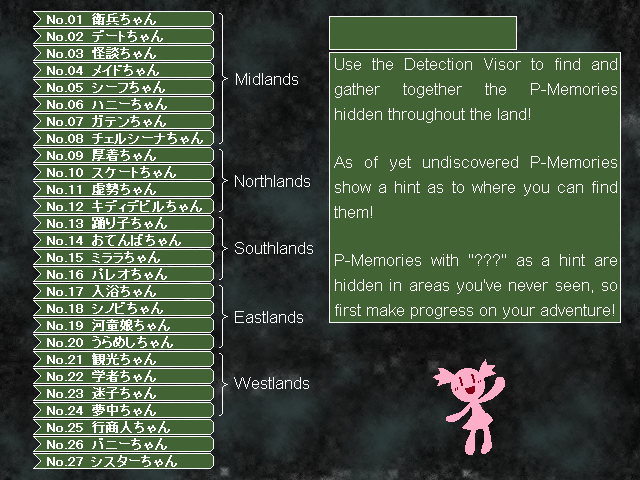
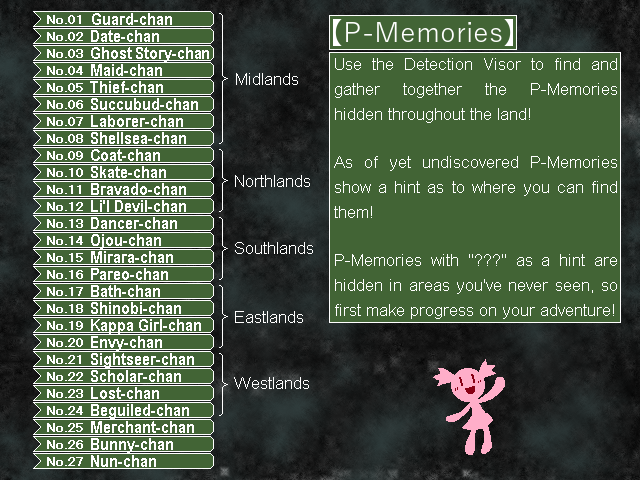
Layered file, before and after one edit (640px x 480px). Changes by layer:
showed "【P-Memories】" over bbox(329, 15, 517, 46)
added group "List" with 27 layers above "List BG" over bbox(90, 13, 209, 467)
added layer "Guard-chan" in group "List" over bbox(92, 13, 172, 25)
added layer "Ghost Story-cha..." in group "List" over bbox(91, 47, 209, 62)
added layer "Thief-chan" in group "List" over bbox(90, 81, 163, 93)
added layer "Succubud-chan" in group "List" over bbox(91, 98, 198, 110)
added layer "Laborer-chan" in group "List" over bbox(91, 115, 183, 127)
added layer "Shellsea-chan" in group "List" over bbox(91, 132, 186, 144)
added layer "Skate-chan" in group "List" over bbox(91, 166, 166, 178)
added layer "Bravado-chan" in group "List" over bbox(91, 183, 186, 195)
added layer "Li'l Devil-chan" in group "List" over bbox(91, 200, 186, 212)
added layer "Dancer-chan" in group "List" over bbox(91, 217, 177, 229)
added layer "Ojou-chan" in group "List" over bbox(91, 234, 161, 249)
added layer "Mirara-chan" in group "List" over bbox(91, 251, 173, 263)
added layer "Pareo-chan" in group "List" over bbox(91, 268, 168, 280)
added layer "Shinobi-chan" in group "List" over bbox(91, 302, 181, 314)
added layer "Kappa Girl-chan" in group "List" over bbox(91, 319, 201, 334)
added layer "Envy-chan" in group "List" over bbox(91, 336, 162, 351)
added layer "Sightseer-chan" in group "List" over bbox(91, 353, 194, 368)
added layer "Scholar-chan" in group "List" over bbox(91, 370, 181, 382)
added layer "Beguiled-chan" in group "List" over bbox(91, 404, 189, 419)
added layer "Merchant-chan" in group "List" over bbox(91, 421, 194, 433)
added layer "Bunny-chan" in group "List" over bbox(91, 438, 173, 453)
added layer "List BG" above "Midlands" over bbox(90, 13, 207, 467)
…and 6 more changes (6 added)
